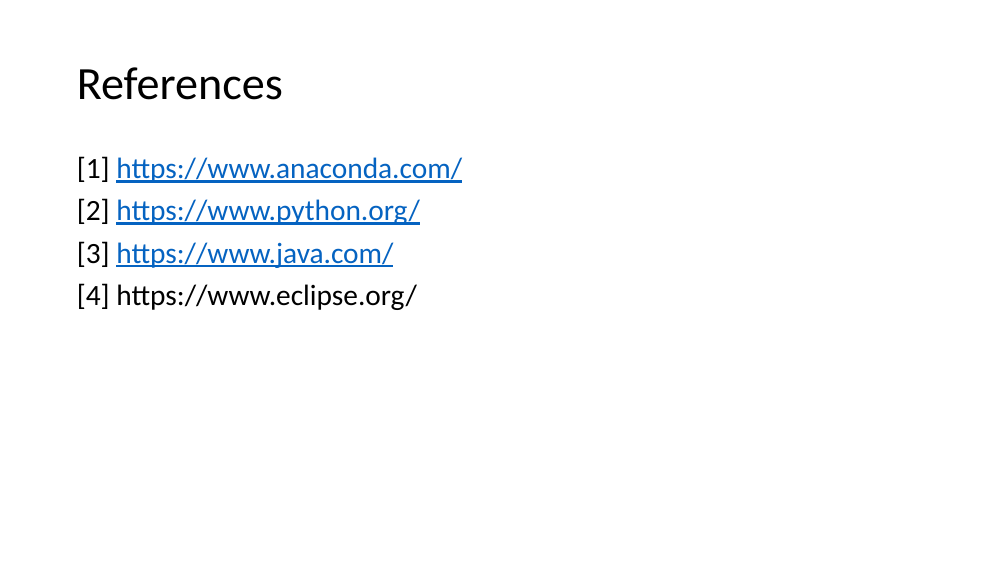
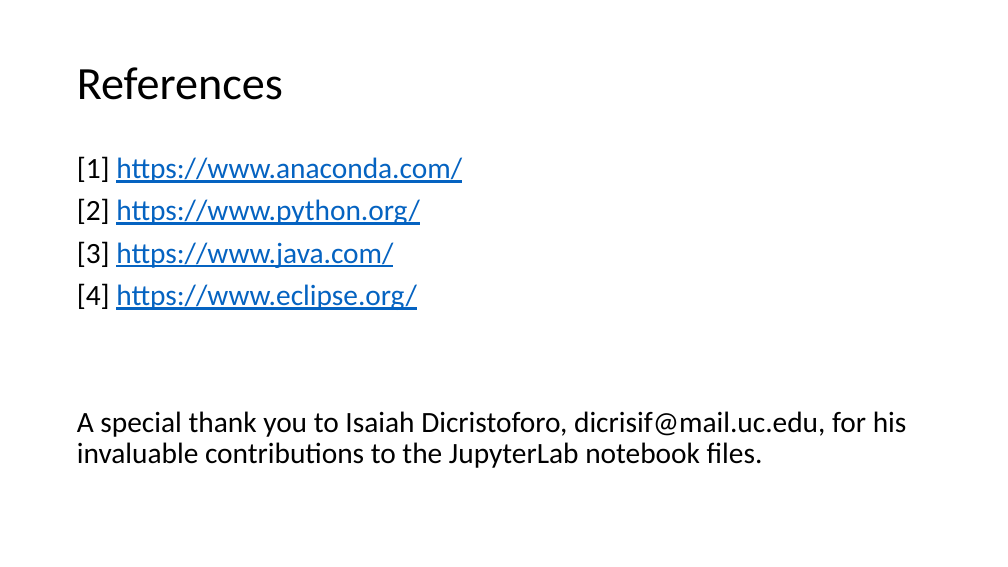
Before and after one commit to nicomp42/CCSCMidwest2021Tutorial, a slide deck: slide 38 of CCSC-MW Fall 2021.pptx (slide 35 before the commit). Drawn at 1008x567 pixels with LibreOffice and Linux fonts; fonts in the diff are those of the drawing. Boxes give left, top, right and bottom in pixels: in the first picture for what was removed or moved away, otherwise in the second. Text is boxed around its words. In the diff, an @@ line names an element or a change of style, - is before the commit and + after.

```diff
--- a/CCSC-MW Fall 2021.pptx
+++ b/CCSC-MW Fall 2021.pptx
@@ text at (77,283,417,310): text colour #000000 to #0563C1, underline on in "https://www.eclipse.org/" @@
@@ text at (77,411,907,468): paragraph added @@
+A special thank you to Isaiah Dicristoforo, dicrisif@mail.uc.edu, for his invaluable contributions to the JupyterLab notebook files.
```
Also in this commit, not shown: 5 other slides changed, 3 slides added, 1 other file.
